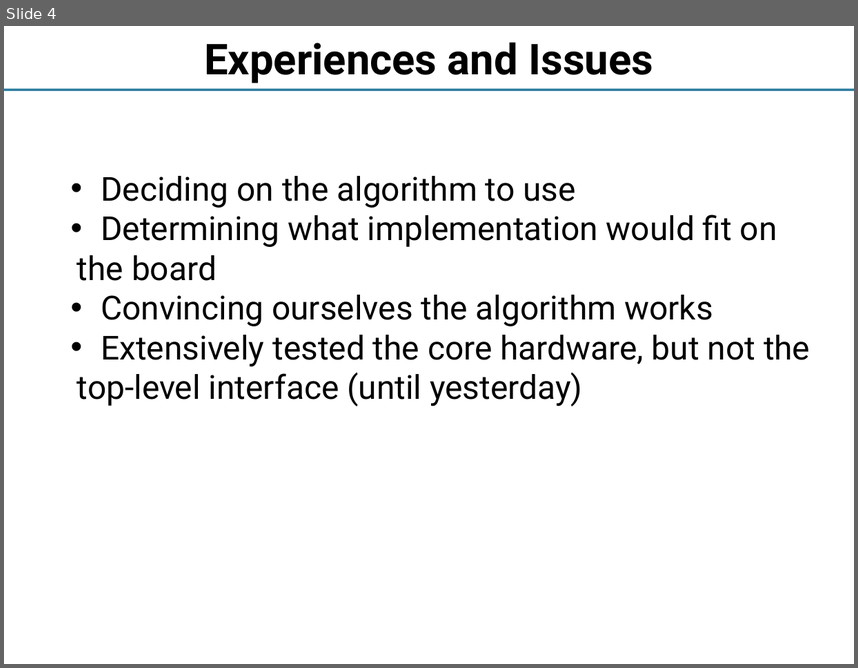
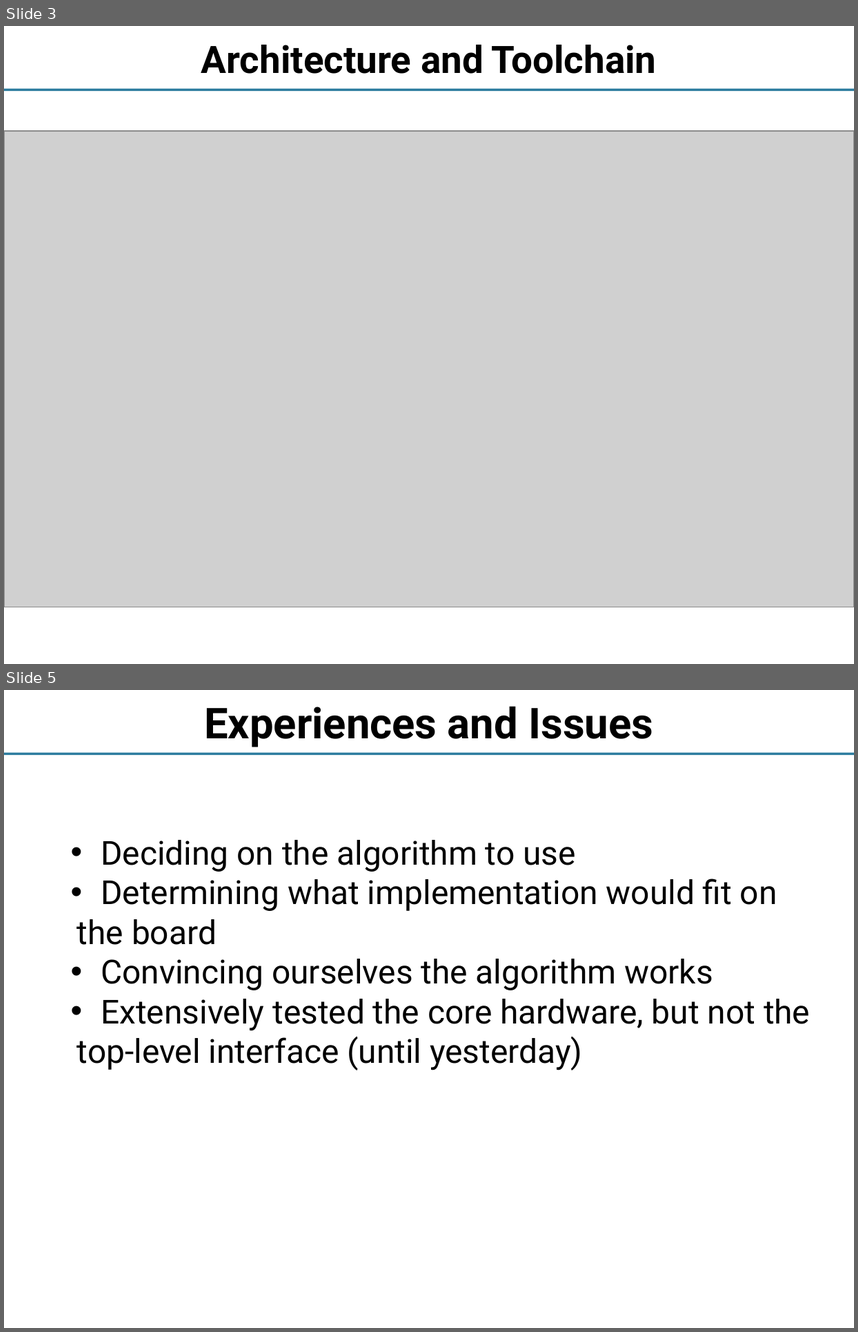
Before and after one commit to yipenghuang0302/csee4840_14, a slide deck: doc/talk/IKSwift.pptx. Shown one above the other, each under a label of ours: slide 4 before the commit, slides 3 and 5 after it; the slides between them are not shown. The pictures are 858x668 and 858x1332 pixels, drawn with LibreOffice and Linux fonts; fonts in the diff are those of the drawing; grey boxes stand for pictures. Boxes give left, top, right and bottom in pixels: in the first picture for what was removed or moved away, otherwise in the second. Text is boxed around its words. In the diff, an @@ line names an element or a change of style, - is before the commit and + after.

```diff
--- a/doc/talk/IKSwift.pptx
+++ b/doc/talk/IKSwift.pptx
@@ slide 3 added at bbox=[4, 26, 854, 664], background #FFFFFF; not listed: 1 template element that a slide beside it also shows @@
@@ title added at bbox=[201, 45, 657, 74], 32 pt, text #000000, bold @@
+Architecture and Toolchain
@@ picture added at bbox=[4, 131, 854, 606] @@
@@ what was slide 4 is now slide 5 @@
```
Also in this commit, not shown: 1 slide changed.
